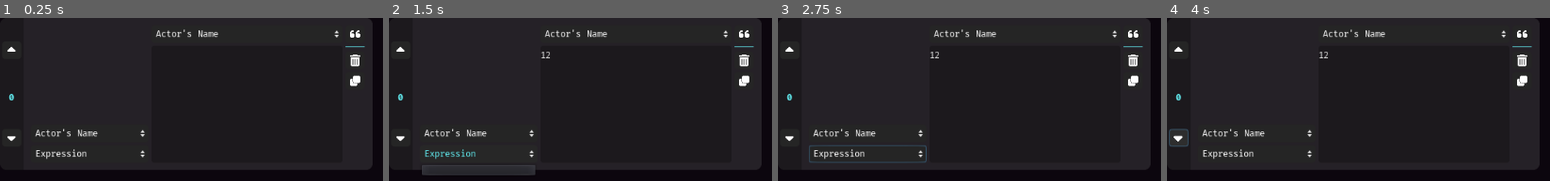
Above: before the commit, frames 1-4 (left to right).
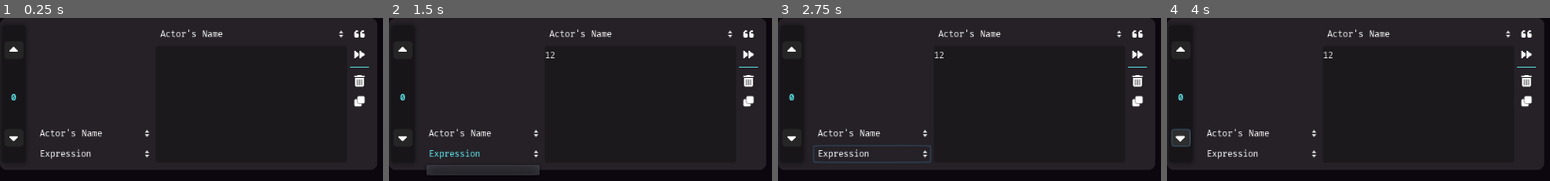
Above: after the commit, the same moments.

Repository: nndda/dlg-set-editor
Game: Godot game, scene res://Scene/ArrayLinesSet.tscn
Two runs of this game, one before a commit and one after it. Both use one fixed random seed, a clock stepped at 60 frames per second and the inputs below. This scene is started directly instead of the project's main scene.
Inputs (mouse positions are in pixels of both pictures, inside the frame that each line leads up to; where the layout moved, square brackets give the same spot in the first picture):
- Up to frame 1 (0.25 s): no input
- Up to frame 2 (1.5 s): click (634, 104) at 0.52 s; type "12" at 0.6 s; click "Expression" at 1.25 s
- Up to frame 3 (2.75 s): click (1138, 101) [1134, 81] at 2 s
- Up to frame 4 (4 s): click (1182, 50) [1178, 50] at 2.75 s; click (1182, 138) [1178, 138] at 3.5 s

The runs differ from the first frame. In frame 1, 3.3% of the frame differs, in the area x 1-99%, y 0-94%; in frame 2, 3.5%; in frame 3, 3.5%; in frame 4, 3.5%, in the area x 0-99%, y 0-94%.
Error in both runs: Invalid get index 'auto_backup' (on base: 'String'). (res://global.gd:44)

Commit message:
Add function for 'color'

Diff:
--- a/Scene/ArrayLinesSet.gd
+++ b/Scene/ArrayLinesSet.gd
@@ -13,7 +13,10 @@
 
 onready var actor_portrait					= self.get_node("VBoxContainer/HBoxContainer/VBoxContainer/Editor/Actor/Portrait/TextureRect")
 onready var actor_name_option				= self.get_node("VBoxContainer/HBoxContainer/VBoxContainer/Editor/Actor/Name")
+onready var actor_name_option_nop			= self.get_node("VBoxContainer/HBoxContainer/VBoxContainer/Editor/Actor/Name")
 onready var actor_expression_option			= self.get_node("VBoxContainer/HBoxContainer/VBoxContainer/Editor/Actor/Expression")
+
+onready var speed_value_input				= self.get_node("VBoxContainer/HBoxContainer/VBoxContainer/Editor/SubOptions/Speed/SpinBox")
 
 onready var lines							= self.get_node("VBoxContainer/HBoxContainer/VBoxContainer/Editor/LinesEditor/Lines")
 
@@ -34,6 +37,16 @@
 
 var pass_ready = false
 
+
+
+#	stuff for color property, idk what other approach to this
+var ccolor = Color8( 0, 0, 0, 40 )
+onready var cstylebox = StyleBoxFlat.new()
+
+
+
+
+
 func portrait_fit_scale():
 #	actor_portrait.scale.x = 128 / actor_portrait.texture.get_width()
 #	actor_portrait.scale.y = actor_portrait.scale.x
@@ -43,42 +56,50 @@
 
 func get_local_line():
 	return [
-		target_set[ self.get_position_in_parent() * 4 ],
-		target_set[ self.get_position_in_parent() * 4 + 1 ],
-		target_set[ self.get_position_in_parent() * 4 + 2 ],
-		target_set[ self.get_position_in_parent() * 4 + 3 ]
+		target_set[ self.get_position_in_parent() * glbl.line_length ],
+		target_set[ self.get_position_in_parent() * glbl.line_length + 1 ],
+		target_set[ self.get_position_in_parent() * glbl.line_length + 2 ],
+		target_set[ self.get_position_in_parent() * glbl.line_length + 3 ],
+		target_set[ self.get_position_in_parent() * glbl.line_length + 4 ]
 		]
 
 
 
 func _ready():
+	cstylebox.set_corner_radius_individual( 10, 0, 0, 10 )
+	cstylebox.set_expand_margin_individual( 3, 10, 3, 10 )
+	cstylebox.set_bg_color( ccolor )
+
+	$"VBoxContainer/HBoxContainer/PanelContainer".add_stylebox_override( "panel", cstylebox)
+
 	var atlas_tex = AtlasTexture.new()
 	actor_portrait.texture = atlas_tex
-#	portrait_fit_scale()
+
 	self.refresh_data()
 
 
 
 func set_lines_var():
 		target_set[
-				self.get_position_in_parent() * 4
+				self.get_position_in_parent() * glbl.line_length
 				] = actor_name_option.get_item_text( actor_name_option.selected )
 		target_set[
-				self.get_position_in_parent() * 4 + 1
+				self.get_position_in_parent() * glbl.line_length + 1
 				] = actor_expression_option.get_item_text( actor_expression_option.selected )
 		target_set[
-				self.get_position_in_parent() * 4 + 2
+				self.get_position_in_parent() * glbl.line_length + 2
 				] = lines.text
 		target_set[
-				self.get_position_in_parent() * 4 + 3
+				self.get_position_in_parent() * glbl.line_length + 3
 				] = using_quote_option.pressed
-
+		target_set[
+				self.get_position_in_parent() * glbl.line_length + 4
+				] = float( speed_value_input.value )
 
 func _process(_delta):
 
-
-#	if self.visible and glbl.dict_chr != null:
-	if self.visible and glbl.current_dict != null:
+	if self.visible and glbl.dict_chr != null:
+#	if self.visible and glbl.current_dict != null:
 		step_label.text = str( self.get_position_in_parent() )
 
 		if !loading:
@@ -90,21 +111,22 @@
 			if self.data_set:
 				actor_name_option.select(
 					actor_name_option.get_item_index(
-						self.names_id[ target_set[ self.get_position_in_parent() * 4 ] ]
+						self.names_id[ target_set[ self.get_position_in_parent() * glbl.line_length ] ]
 						)
 					)
 				self._on_Name_item_selected( actor_name_option.get_item_index(
 					actor_name_option.get_item_index(
 						self.names_id[
-							target_set[ self.get_position_in_parent() * 4 ]
+							target_set[ self.get_position_in_parent() * glbl.line_length ]
 							] ) ) )
 				actor_expression_option.select(
 					actor_expression_option.get_item_index(
 						self.expressions_id[
-							target_set[ self.get_position_in_parent() * 4 + 1 ]
+							target_set[ self.get_position_in_parent() * glbl.line_length + 1 ]
 							] ) )
-				lines.text												= target_set[ self.get_position_in_parent() * 4 + 2 ]
-				using_quote_option.pressed								= target_set[ self.get_position_in_parent() * 4 + 3 ]
+				lines.text					= target_set[ self.get_position_in_parent() * glbl.line_length + 2 ]
+				using_quote_option.pressed	= target_set[ self.get_position_in_parent() * glbl.line_length + 3 ]
+				speed_value_input.value		= target_set[ self.get_position_in_parent() * glbl.line_length + 4 ]
 
 				loading = false
 
@@ -118,12 +140,34 @@
 
 		actor_name_option.get_parent().visible = glbl.dict_cfg.use_portraits
 		actor_name_option.get_parent().get_parent().get_node("HS2").visible = glbl.dict_cfg.use_portraits
+		$VBoxContainer/HBoxContainer/VBoxContainer/Editor/LinesEditor/ActorNoPortrait.visible = !actor_name_option.get_parent().visible
 
 		using_color_option.disabled = glbl.dict_cfg.use_custom_color
 		using_color_option.visible = glbl.dict_cfg.use_custom_color
 
 		using_speed_option.disabled = glbl.dict_cfg.use_custom_speed
 		using_speed_option.visible = glbl.dict_cfg.use_custom_speed
+
+
+
+		if glbl.dict_cfg.use_custom_color:
+			ccolor = Color8(
+			glbl.dict_chr[ target_set[
+				self.get_position_in_parent() * glbl.line_length
+				] ].color[0],
+			glbl.dict_chr[ target_set[
+				self.get_position_in_parent() * glbl.line_length
+				] ].color[1],
+			glbl.dict_chr[ target_set[
+				self.get_position_in_parent() * glbl.line_length
+				] ].color[2]
+			)
+		else:
+			ccolor = Color8( 0, 0, 0, 40 )
+		cstylebox.set_bg_color( ccolor )
+
+
+
 
 
 
@@ -132,6 +176,16 @@
 #		actor_expression_option.visible = glbl.current_set_use_expr
 #		actor_portrait.visible = glbl.current_set_use_expr
 
+
+
+#func set_color( character ):
+#	if glbl.dict_chr[ character ].color is Array:
+#		var color_var = Color8(
+#			glbl.dict_chr[ character ].color[0],
+#			glbl.dict_chr[ character ].color[1],
+#			glbl.dict_chr[ character ].color[2]
+#			)
+#		$VBoxContainer/HBoxContainer/PanelContainer.bg_color
 
 
 func refresh_data():
@@ -202,23 +256,25 @@
 	self.refresh_data()
 
 func _on_Delete_pressed():
-	for _remv in range( 4 ):
-		target_set.remove( self.get_position_in_parent() * 4 )
+	for _remv in range( glbl.line_length ):
+		target_set.remove( self.get_position_in_parent() * glbl.line_length )
 	self.queue_free()
 
 func _on_Duplicate_pressed():
-	if target_set.size() < self.get_position_in_parent() * 4:
+	if target_set.size() < self.get_position_in_parent() * glbl.line_length:
 		glbl.current_set.append_array( parent_editor.default_lines )
 
 	else:
-		glbl.current_set.insert( ( self.get_position_in_parent() * ( 4 + 0 ) ) ,
+		glbl.current_set.insert( ( self.get_position_in_parent() * ( glbl.line_length + 0 ) ) ,
 			parent_editor.default_lines[0] )
-		glbl.current_set.insert( ( self.get_position_in_parent() * ( 4 + 0 ) ) + 0 ,
+		glbl.current_set.insert( ( self.get_position_in_parent() * ( glbl.line_length + 0 ) ) + 0 ,
 			parent_editor.default_lines[1] )
-		glbl.current_set.insert( ( self.get_position_in_parent() * ( 4 + 0 ) ) + 0 ,
+		glbl.current_set.insert( ( self.get_position_in_parent() * ( glbl.line_length + 0 ) ) + 0 ,
 			parent_editor.default_lines[2] )
-		glbl.current_set.insert( ( self.get_position_in_parent() * ( 4 + 0 ) ) + 0 ,
-			parent_editor.default_lines[3])
+		glbl.current_set.insert( ( self.get_position_in_parent() * ( glbl.line_length + 0 ) ) + 0 ,
+			parent_editor.default_lines[3] )
+		glbl.current_set.insert( ( self.get_position_in_parent() * ( glbl.line_length + 0 ) ) + 0 ,
+			parent_editor.default_lines[4] )
 
 	parent_editor.get_node(
 		"Editor/ScrollContainer/ArrayData"
--- a/Scene/ArrayLinesSet.tscn
+++ b/Scene/ArrayLinesSet.tscn
@@ -29,15 +29,6 @@
 
 [sub_resource type="StyleBoxEmpty" id=10]
 
-[sub_resource type="StyleBoxFlat" id=7]
-bg_color = Color( 0, 0, 0, 0.25098 )
-corner_radius_top_left = 10
-corner_radius_bottom_left = 10
-expand_margin_left = 3.0
-expand_margin_right = 3.0
-expand_margin_top = 10.0
-expand_margin_bottom = 10.0
-
 [sub_resource type="StyleBoxEmpty" id=4]
 
 [sub_resource type="DynamicFont" id=12]
@@ -79,37 +70,38 @@
 
 [node name="VBoxContainer" type="VBoxContainer" parent="."]
 margin_left = 3.0
-margin_right = 506.0
+margin_right = 512.0
 margin_bottom = 208.0
 
 [node name="HS" type="HSeparator" parent="VBoxContainer"]
-margin_right = 503.0
+margin_right = 509.0
 margin_bottom = 6.0
 custom_constants/separation = 6
 custom_styles/separator = SubResource( 10 )
 
 [node name="HBoxContainer" type="HBoxContainer" parent="VBoxContainer"]
 margin_top = 10.0
-margin_right = 503.0
+margin_right = 509.0
 margin_bottom = 198.0
 size_flags_horizontal = 3
 size_flags_vertical = 3
 
 [node name="PanelContainer" type="PanelContainer" parent="VBoxContainer/HBoxContainer"]
-margin_right = 26.0
+margin_right = 32.0
 margin_bottom = 188.0
 rect_min_size = Vector2( 24, 0 )
-custom_styles/panel = SubResource( 7 )
 
 [node name="RearrangeCtrl" type="VBoxContainer" parent="VBoxContainer/HBoxContainer/PanelContainer"]
-margin_right = 26.0
-margin_bottom = 188.0
+margin_left = 3.0
+margin_top = 3.0
+margin_right = 29.0
+margin_bottom = 185.0
 alignment = 1
 
 [node name="MoveUp" type="Button" parent="VBoxContainer/HBoxContainer/PanelContainer/RearrangeCtrl"]
-margin_top = 22.0
-margin_right = 26.0
-margin_bottom = 46.0
+margin_top = 19.0
+margin_right = 26.0
+margin_bottom = 43.0
 rect_min_size = Vector2( 26, 0 )
 mouse_filter = 1
 mouse_default_cursor_shape = 2
@@ -119,35 +111,35 @@
 script = ExtResource( 14 )
 
 [node name="HS" type="HSeparator" parent="VBoxContainer/HBoxContainer/PanelContainer/RearrangeCtrl"]
-margin_top = 50.0
-margin_right = 26.0
-margin_bottom = 86.0
+margin_top = 47.0
+margin_right = 26.0
+margin_bottom = 83.0
 mouse_filter = 1
 custom_constants/separation = 36
 custom_styles/separator = SubResource( 4 )
 
 [node name="StepLabel" type="Label" parent="VBoxContainer/HBoxContainer/PanelContainer/RearrangeCtrl"]
 modulate = Color( 0.380392, 0.92549, 0.941176, 1 )
-margin_top = 90.0
-margin_right = 26.0
-margin_bottom = 108.0
+margin_top = 87.0
+margin_right = 26.0
+margin_bottom = 105.0
 mouse_filter = 1
 custom_fonts/font = SubResource( 12 )
 text = "0"
 align = 1
 
 [node name="HS2" type="HSeparator" parent="VBoxContainer/HBoxContainer/PanelContainer/RearrangeCtrl"]
-margin_top = 112.0
-margin_right = 26.0
-margin_bottom = 138.0
+margin_top = 109.0
+margin_right = 26.0
+margin_bottom = 135.0
 mouse_filter = 1
 custom_constants/separation = 26
 custom_styles/separator = SubResource( 4 )
 
 [node name="MoveDown" type="Button" parent="VBoxContainer/HBoxContainer/PanelContainer/RearrangeCtrl"]
-margin_top = 142.0
-margin_right = 26.0
-margin_bottom = 166.0
+margin_top = 139.0
+margin_right = 26.0
+margin_bottom = 163.0
 rect_min_size = Vector2( 26, 0 )
 mouse_filter = 1
 mouse_default_cursor_shape = 2
@@ -157,8 +149,8 @@
 script = ExtResource( 14 )
 
 [node name="VBoxContainer" type="HBoxContainer" parent="VBoxContainer/HBoxContainer"]
-margin_left = 30.0
-margin_right = 503.0
+margin_left = 36.0
+margin_right = 509.0
 margin_bottom = 188.0
 size_flags_horizontal = 3
 
@@ -224,6 +216,7 @@
 mouse_filter = 1
 mouse_default_cursor_shape = 2
 size_flags_horizontal = 9
+flat = true
 script = ExtResource( 14 )
 
 [node name="Expression" parent="VBoxContainer/HBoxContainer/VBoxContainer/Editor/Actor" instance=ExtResource( 2 )]
@@ -233,6 +226,7 @@
 rect_min_size = Vector2( 160, 0 )
 mouse_filter = 1
 mouse_default_cursor_shape = 2
+flat = true
 script = ExtResource( 14 )
 
 [node name="HS2" type="VSeparator" parent="VBoxContainer/HBoxContainer/VBoxContainer/Editor"]
@@ -263,16 +257,7 @@
 mouse_filter = 1
 mouse_default_cursor_shape = 2
 size_flags_horizontal = 3
-script = ExtResource( 14 )
-
-[node name="Expression" parent="VBoxContainer/HBoxContainer/VBoxContainer/Editor/LinesEditor/ActorNoPortrait" instance=ExtResource( 2 )]
-visible = false
-margin_left = 144.0
-margin_top = 0.0
-margin_right = 284.0
-margin_bottom = 24.0
-mouse_filter = 1
-mouse_default_cursor_shape = 2
+flat = true
 script = ExtResource( 14 )
 
 [node name="HS2" type="HSeparator" parent="VBoxContainer/HBoxContainer/VBoxContainer/Editor/LinesEditor"]
@@ -314,6 +299,7 @@
 custom_styles/pressed = ExtResource( 12 )
 toggle_mode = true
 icon = ExtResource( 10 )
+flat = true
 expand_icon = true
 script = ExtResource( 14 )
 
@@ -327,11 +313,11 @@
 custom_styles/pressed = ExtResource( 12 )
 toggle_mode = true
 icon = ExtResource( 17 )
+flat = true
 expand_icon = true
 script = ExtResource( 14 )
 
 [node name="Speed" type="Button" parent="VBoxContainer/HBoxContainer/VBoxContainer/Editor/SubOptions"]
-visible = false
 margin_top = 28.0
 margin_right = 26.0
 margin_bottom = 52.0
@@ -340,34 +326,48 @@
 custom_styles/pressed = ExtResource( 12 )
 toggle_mode = true
 icon = ExtResource( 16 )
-expand_icon = true
-script = ExtResource( 14 )
+flat = true
+expand_icon = true
+script = ExtResource( 14 )
+
+[node name="SpinBox" type="SpinBox" parent="VBoxContainer/HBoxContainer/VBoxContainer/Editor/SubOptions/Speed"]
+visible = false
+anchor_left = 1.0
+anchor_right = 1.0
+anchor_bottom = 1.0
+margin_left = -144.0
+margin_right = -26.0
+max_value = 5.0
+value = 1.0
+align = 1
 
 [node name="HS" type="HSeparator" parent="VBoxContainer/HBoxContainer/VBoxContainer/Editor/SubOptions"]
-margin_top = 28.0
-margin_right = 26.0
-margin_bottom = 32.0
+margin_top = 56.0
+margin_right = 26.0
+margin_bottom = 60.0
 
 [node name="Delete" type="Button" parent="VBoxContainer/HBoxContainer/VBoxContainer/Editor/SubOptions"]
-margin_top = 36.0
-margin_right = 26.0
-margin_bottom = 60.0
+margin_top = 64.0
+margin_right = 26.0
+margin_bottom = 88.0
 rect_min_size = Vector2( 24, 0 )
 mouse_default_cursor_shape = 2
 toggle_mode = true
 icon = ExtResource( 11 )
+flat = true
 expand_icon = true
 script = ExtResource( 14 )
 
 [node name="Duplicate" type="Button" parent="VBoxContainer/HBoxContainer/VBoxContainer/Editor/SubOptions"]
-margin_top = 64.0
-margin_right = 26.0
-margin_bottom = 88.0
+margin_top = 92.0
+margin_right = 26.0
+margin_bottom = 116.0
 rect_min_size = Vector2( 26, 0 )
 hint_tooltip = "Duplicate this dialogue line"
 mouse_filter = 1
 mouse_default_cursor_shape = 2
 icon = ExtResource( 15 )
+flat = true
 icon_align = 1
 expand_icon = true
 script = ExtResource( 14 )
@@ -382,6 +382,7 @@
 mouse_filter = 1
 mouse_default_cursor_shape = 2
 icon = ExtResource( 13 )
+flat = true
 icon_align = 1
 expand_icon = true
 script = ExtResource( 14 )
@@ -396,7 +397,7 @@
 
 [node name="HS2" type="HSeparator" parent="VBoxContainer"]
 margin_top = 202.0
-margin_right = 503.0
+margin_right = 509.0
 margin_bottom = 208.0
 custom_constants/separation = 6
 custom_styles/separator = SubResource( 10 )
Not shown: 1 places in Scene/ArrayLinesSet.tscn that only renumber resources
